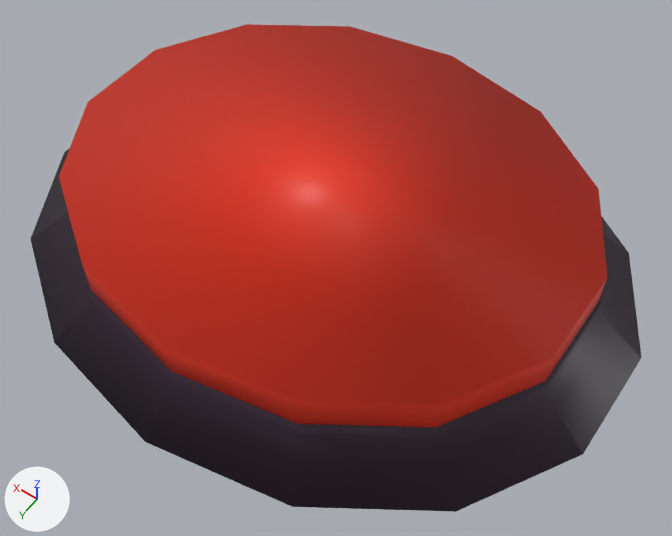
The Blender file 3D/Boton.blend, before and after one commit.
One viewpoint serves both versions: a camera (50 mm lens) standing at (-0.388, 0.547, 0.826) and looking at (-0.022, 0.034, 0.02). Every picture has the same lights, and +X, +Y and +Z are marked at lower left.

The first picture shows 'Cilindro', 'Cilindro.001'.
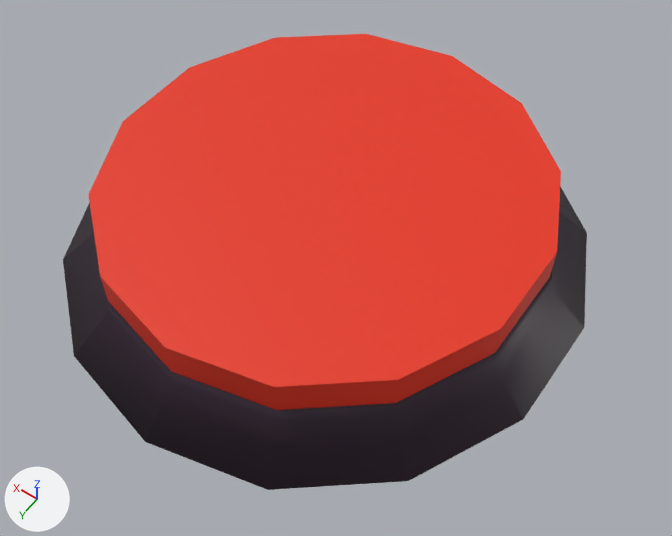
Changed parts and their boxes [x1, y1, x2, y2] in the pictures (672 x 536 px):
'Cilindro.001', shading changed, rescaled (14% narrower, 7% shorter): before [59, 24, 607, 427]; after [88, 34, 561, 410]
'Cilindro', rescaled: before [31, 148, 641, 512]; after [63, 186, 587, 490]

The edits, one by one:
me_cilindro_003 has 28 vertices, 16 faces and spans x -0.298..0.298, y -0.256..0.256, z -0.03..-0.014.
me_cilindro_003 is used by ob_cilindro_001; location (0.012, 0.003, 0.149); scale (0.99, 0.99, 2.94).
me_cilindro_003 part 1: edges marked sharp go from 0 to 28.
Object 'Cilindro' (ob_cilindro) is rescaled from (1.0, 1.0, 1.0) to (0.815, 1.0, 1.0).
Object 'Cilindro.001' (ob_cilindro_001) is rescaled from (0.99, 0.99, 2.94) to (0.807, 0.99, 2.94).
